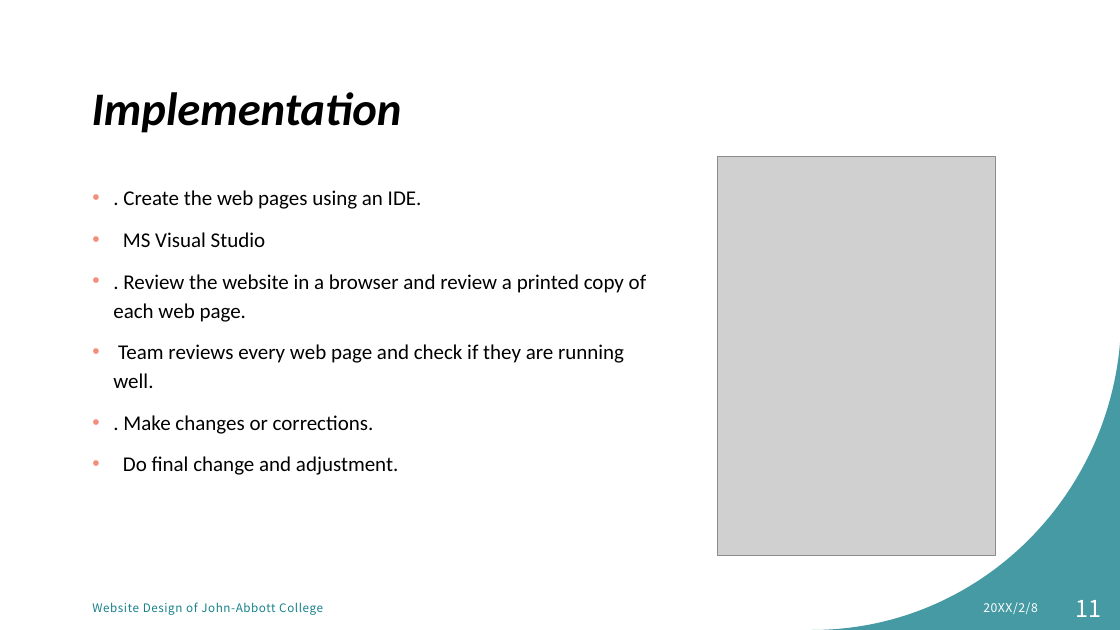
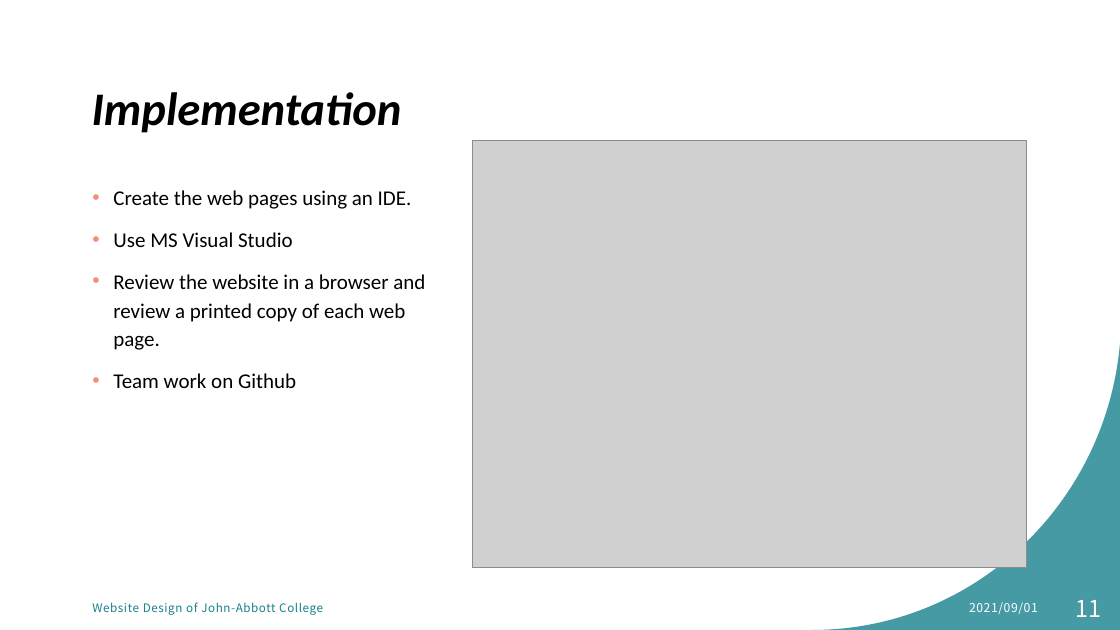
Before and after one commit to MikentGuo/Project_Tour, a slide deck: slide 11 of docs/Website Design for tourist attraction.pptx. Drawn at 1120x630 pixels with LibreOffice and Linux fonts; fonts in the diff are those of the drawing; grey boxes stand for pictures. Boxes give left, top, right and bottom in pixels: in the first picture for what was removed or moved away, otherwise in the second. Text is boxed around its words. In the diff, an @@ line names an element or a change of style, - is before the commit and + after.

```diff
--- a/docs/Website Design for tourist attraction.pptx
+++ b/docs/Website Design for tourist attraction.pptx
@@ picture added at bbox=[472, 141, 1027, 568] @@
@@ picture removed at bbox=[718, 156, 996, 555] @@
@@ text at bbox=[113, 190, 425, 388]: text changed @@
-• . Create the web pages using an IDE.
-• MS Visual Studio
-• . Review the website in a browser and review a printed copy of each web page.
-• Team reviews every web page and check if they are running well.
-• . Make changes or corrections.
-• Do final change and adjustment.
+• Create the web pages using an IDE.
+• Use MS Visual Studio
+• Review the website in a browser and review a printed copy of each web page.
+• Team work on Github
@@ text at bbox=[969, 602, 1038, 614]: text changed @@
-20XX/2/8
+2021/09/01
```
Also in this commit, not shown: 11 other slides changed, 1 slide added, 1 slide removed.
